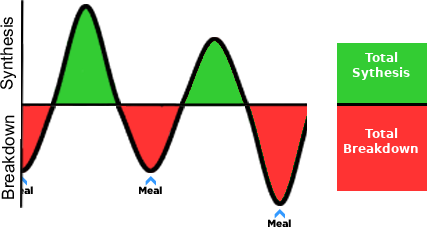
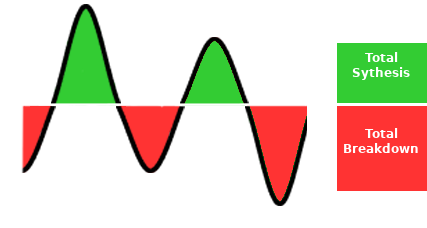
Before/after of a 427 × 228 layered artwork. What changed in the layer stack:
painted on "Axes" over [20, 0, 307, 208]
painted on "Protein Balance Bar" over [337, 103, 427, 106]
painted on "Meal Arrow 3" over [268, 209, 291, 228]
painted on "Meal Arrow 2" over [139, 176, 162, 195]
painted on "Meal Arrow" over [22, 176, 33, 194]
painted on "Breakdown copy" over [1, 115, 15, 199]
painted on "Synthesis copy" over [0, 17, 16, 90]
